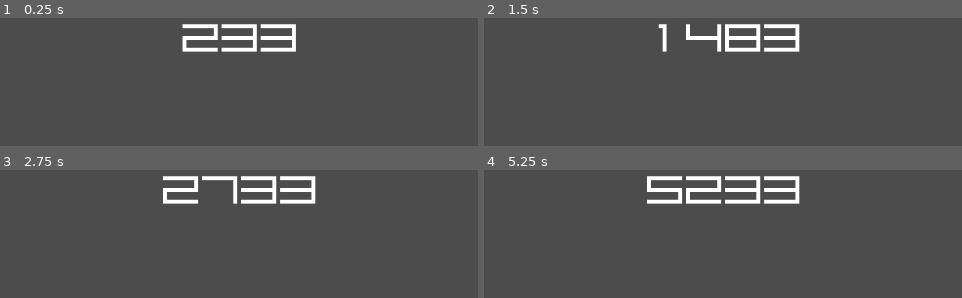
Above: before the commit, frames 1-4 (two rows, left to right).
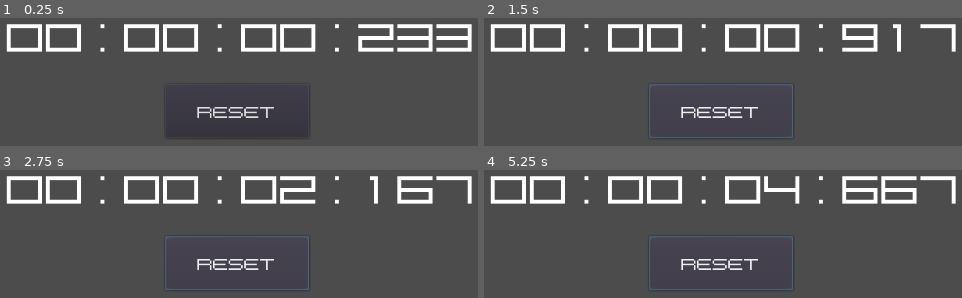
Above: after the commit, the same moments.

Repository: Immac/prototype-restart-timer-after-closing
Game: Godot game, scene res://Main.tscn
Two runs of this game, one before a commit and one after it. Both use one fixed random seed, a clock stepped at 60 frames per second and the inputs below.
Inputs (mouse positions are in pixels of both pictures, inside the frame that each line leads up to):
- Up to frame 1 (0.25 s): no input
- Up to frame 2 (1.5 s): click (723, 111) at 0.5 s, where only the run after the commit has a clickable "reset"
- Up to frame 3 (2.75 s): no input
- Up to frame 4 (5.25 s): no input

The runs differ from the first frame. In frame 1, 9.0% of the frame differs, in the area x 1-99%, y 4-93%; in frame 2, 7.3%; in frame 3, 6.5%; in frame 4, 8.0%.

Commit message:
timer now shows time correclty, loads time correctly.

Diff:
--- a/src/Main.gd
+++ b/src/Main.gd
@@ -1,6 +1,6 @@
 extends Control
 
-var time = 0
+var time := 0
 onready var time_start = OS.get_system_time_msecs()
 onready var label := get_node("Label")
 
@@ -12,8 +12,17 @@
 	time = OS.get_system_time_msecs() - time_start
 
 func _physics_process(_delta):
-	label.text = var2str(time)
+
+	label.text = formatted_time(time)
 	save()
+
+func formatted_time(time:int) -> String:
+	var mils = fmod(time,1000)
+	var secs = fmod(time/1000,60)
+	var mins = fmod(time/(1000*60),60)
+	var hours = fmod(time/(1000*60*60),60)
+	var days = fmod(time/(1000*60*60*60),24)
+	return "%02d:%02d:%02d:%03d" % [hours,mins,secs,mils]
 
 func serialize():
 	return {
@@ -48,3 +57,9 @@
 func handle_error(error):
 	print("An error with code %s ocurred." % error)
 	pass
+
+func reset():
+	time_start = OS.get_system_time_msecs()
+
+func _on_Button_pressed():
+	reset()
--- a/src/Main.tscn
+++ b/src/Main.tscn
@@ -1,10 +1,14 @@
-[gd_scene load_steps=4 format=2]
+[gd_scene load_steps=5 format=2]
 
 [ext_resource path="res://Main.gd" type="Script" id=1]
 [ext_resource path="res://fonts/probe/PROBE_10PX_TTF.ttf" type="DynamicFontData" id=2]
 
 [sub_resource type="DynamicFont" id=1]
 size = 50
+font_data = ExtResource( 2 )
+
+[sub_resource type="DynamicFont" id=2]
+size = 20
 font_data = ExtResource( 2 )
 
 [node name="Node2D" type="Control"]
@@ -20,13 +24,10 @@
 }
 
 [node name="Label" type="Label" parent="."]
-anchor_left = 0.5
 anchor_top = 0.5
-anchor_right = 0.5
+anchor_right = 1.0
 anchor_bottom = 0.5
-margin_left = -150.0
 margin_top = -25.5
-margin_right = 150.0
 margin_bottom = 25.5
 custom_fonts/font = SubResource( 1 )
 text = "000000"
@@ -34,3 +35,13 @@
 __meta__ = {
 "_edit_use_anchors_": false
 }
+
+[node name="Button" type="Button" parent="."]
+margin_left = 415.311
+margin_top = 362.555
+margin_right = 599.311
+margin_bottom = 431.555
+custom_fonts/font = SubResource( 2 )
+text = "reset"
+
+[connection signal="pressed" from="Button" to="." method="_on_Button_pressed"]
